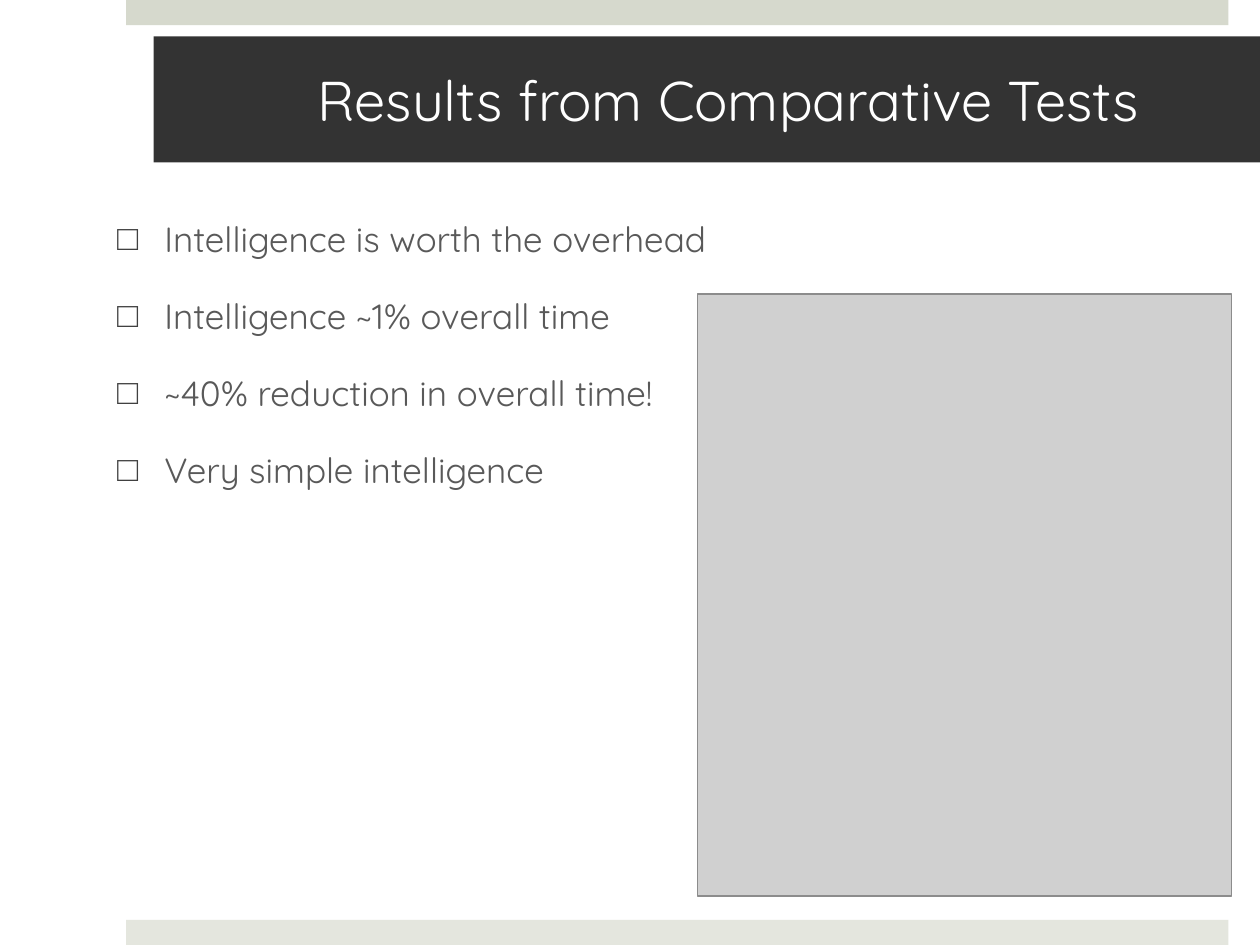
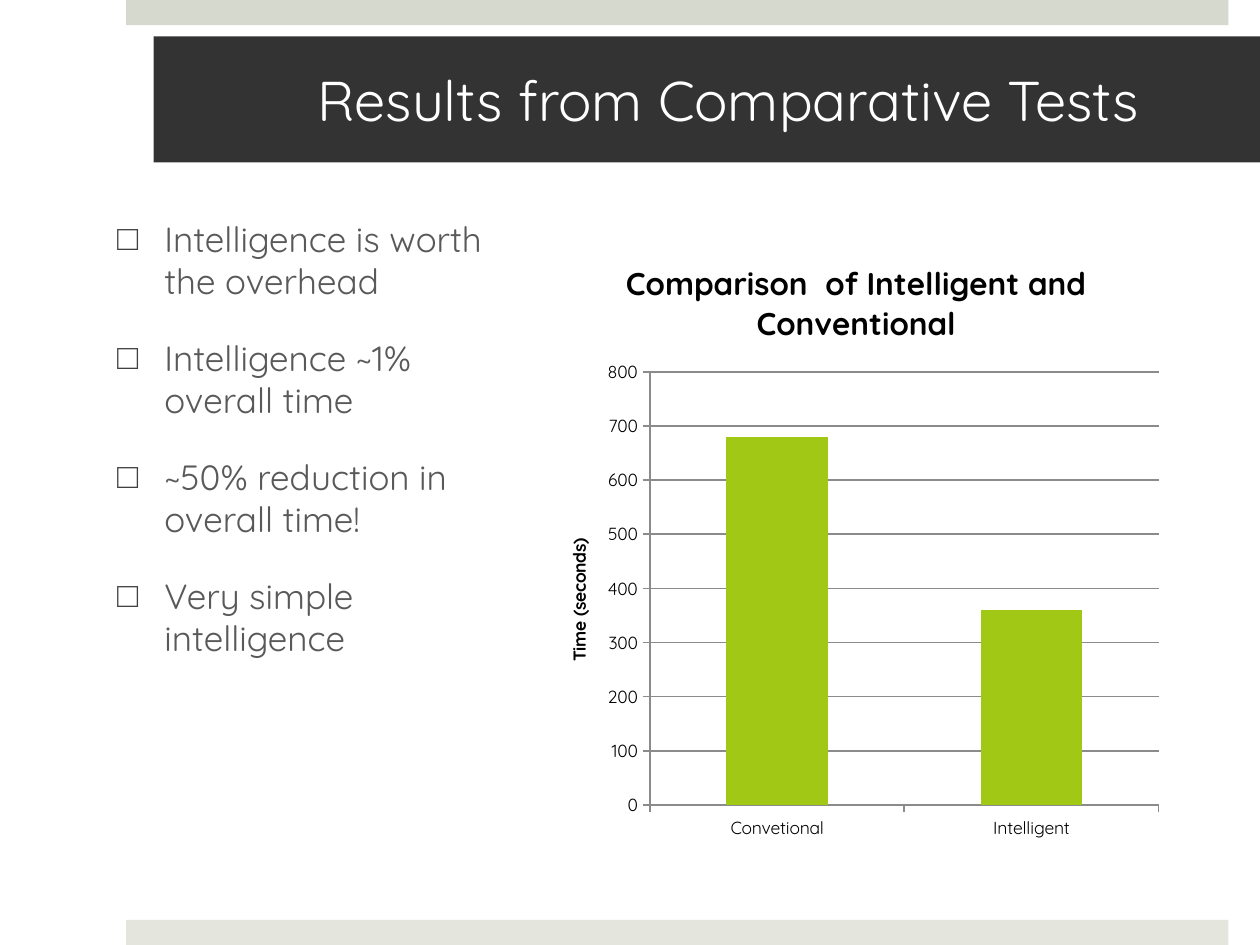
Before and after one commit to saga-project/saga-cpp-legacy-projects, a slide deck: slide 11 of papers/data_intensive/eScience09/RoyalSocietyPresentation.pptx (slide 7 before the commit). Drawn at 1260x945 pixels with LibreOffice and Linux fonts; fonts in the diff are those of the drawing; grey boxes stand for pictures; background and template pictures are left out. Boxes give left, top, right and bottom in pixels: in the first picture for what was removed or moved away, otherwise in the second. Text is boxed around its words. In the diff, an @@ line names an element or a change of style, - is before the commit and + after.

```diff
--- a/papers/data_intensive/eScience09/RoyalSocietyPresentation.pptx
+++ b/papers/data_intensive/eScience09/RoyalSocietyPresentation.pptx
@@ column chart added at <box>542,239,1172,850</box> @@
+title "Comparison  of Intelligent and Conventional"
+categories: Convetional, Intelligent
+Series 1: 680, 360
@@ picture removed at <box>697,294,1231,896</box> @@
@@ text at <box>164,464,447,533</box>: text changed @@
-□ ~40% reduction in overall time!
+□ ~50% reduction in overall time!
```
Also in this commit, not shown: 2 other slides changed, 3 slides added, 2 slides removed.
